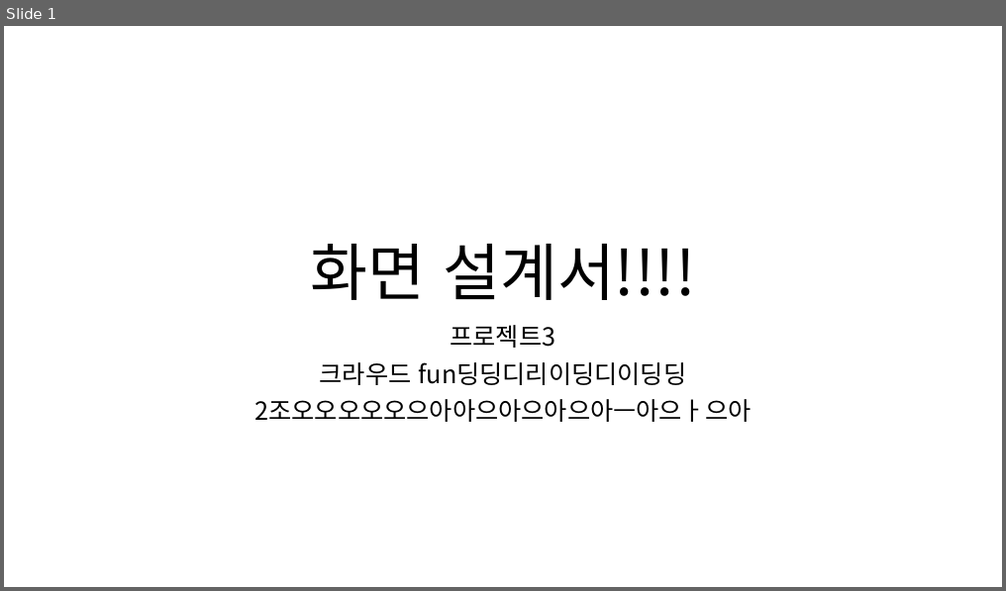
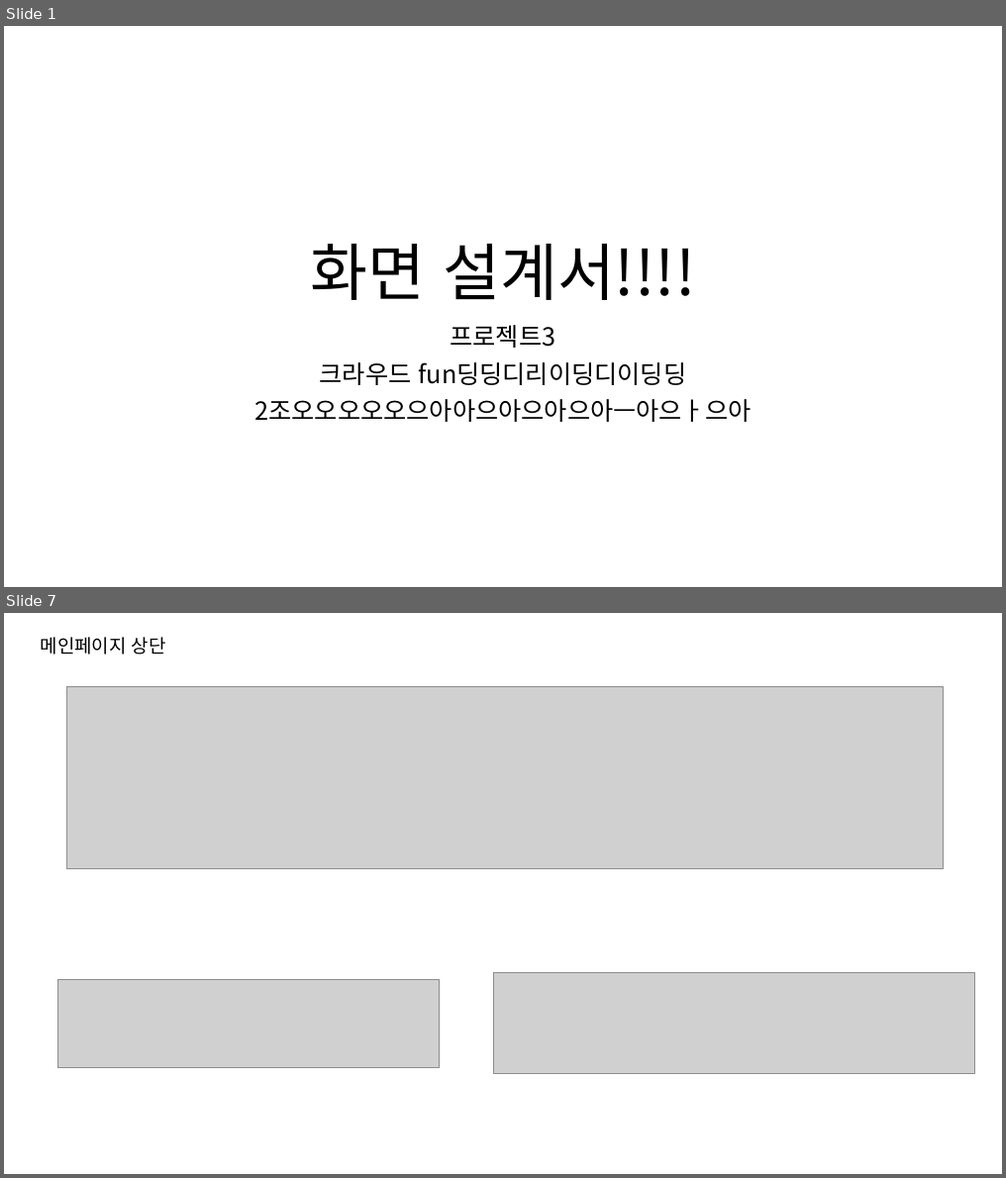
Before and after one commit to ezenteam2/RentalEquip, a slide deck: 0 발표용 파워포인트/0327 4차발표/0327 project04 - 파워포인트 - 서희.pptx. Shown one above the other, each under a label of ours: slide 1 before the commit, slides 1 and 7 after it; the slides between them are not shown. The pictures are 1006x591 and 1006x1178 pixels, drawn with LibreOffice and Linux fonts; fonts in the diff are those of the drawing; grey boxes stand for pictures. Boxes give left, top, right and bottom in pixels: in the first picture for what was removed or moved away, otherwise in the second. Text is boxed around its words. In the diff, an @@ line names an element or a change of style, - is before the commit and + after.

```diff
--- a/0 발표용 파워포인트/0327 4차발표/0327 project04 - 파워포인트 - 서희.pptx
+++ b/0 발표용 파워포인트/0327 4차발표/0327 project04 - 파워포인트 - 서희.pptx
@@ slide 7 added at <box>4,613,1002,1174</box>, background #FFFFFF @@
@@ text added at <box>41,637,166,655</box>, 18 pt, text #000000 @@
+메인페이지 상단
@@ picture added at <box>67,687,943,869</box> @@
@@ picture added at <box>58,979,440,1067</box> @@
@@ picture added at <box>494,973,976,1074</box> @@
```
Also in this commit, not shown: 18 other slides added, 1 other file.
